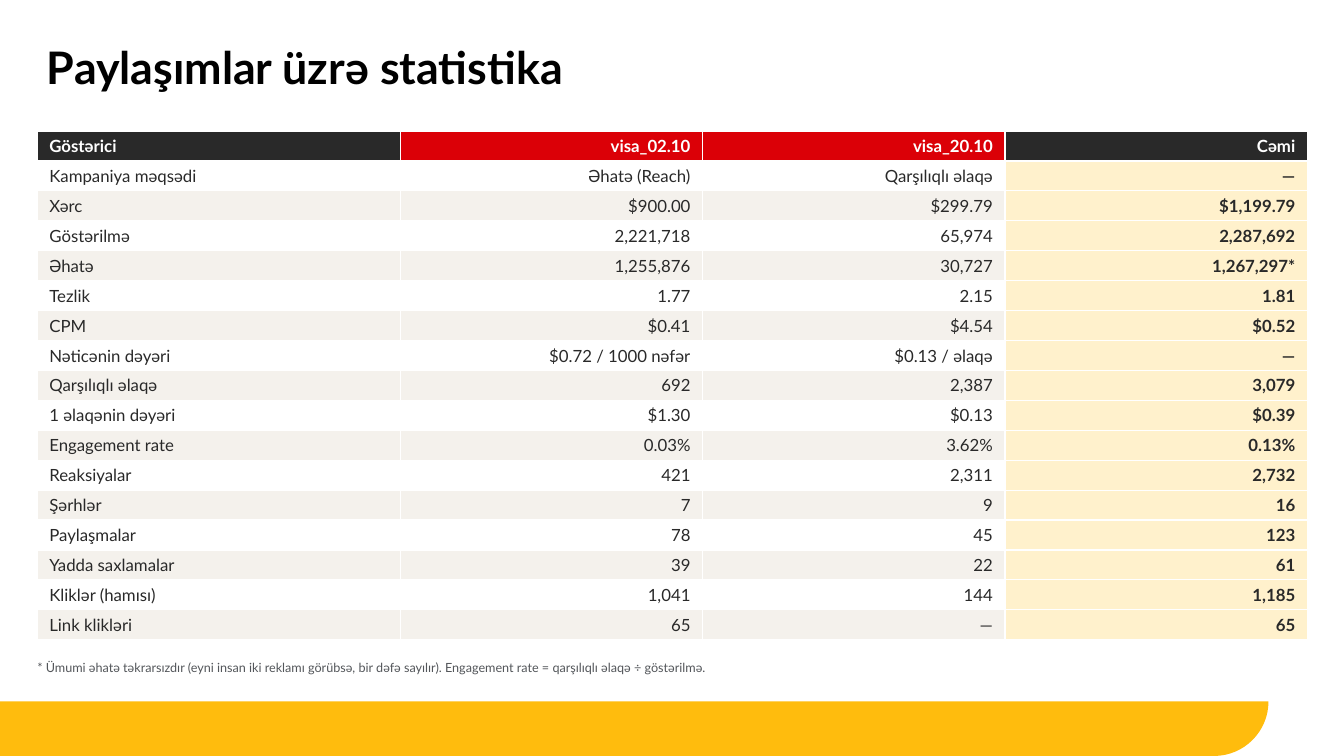
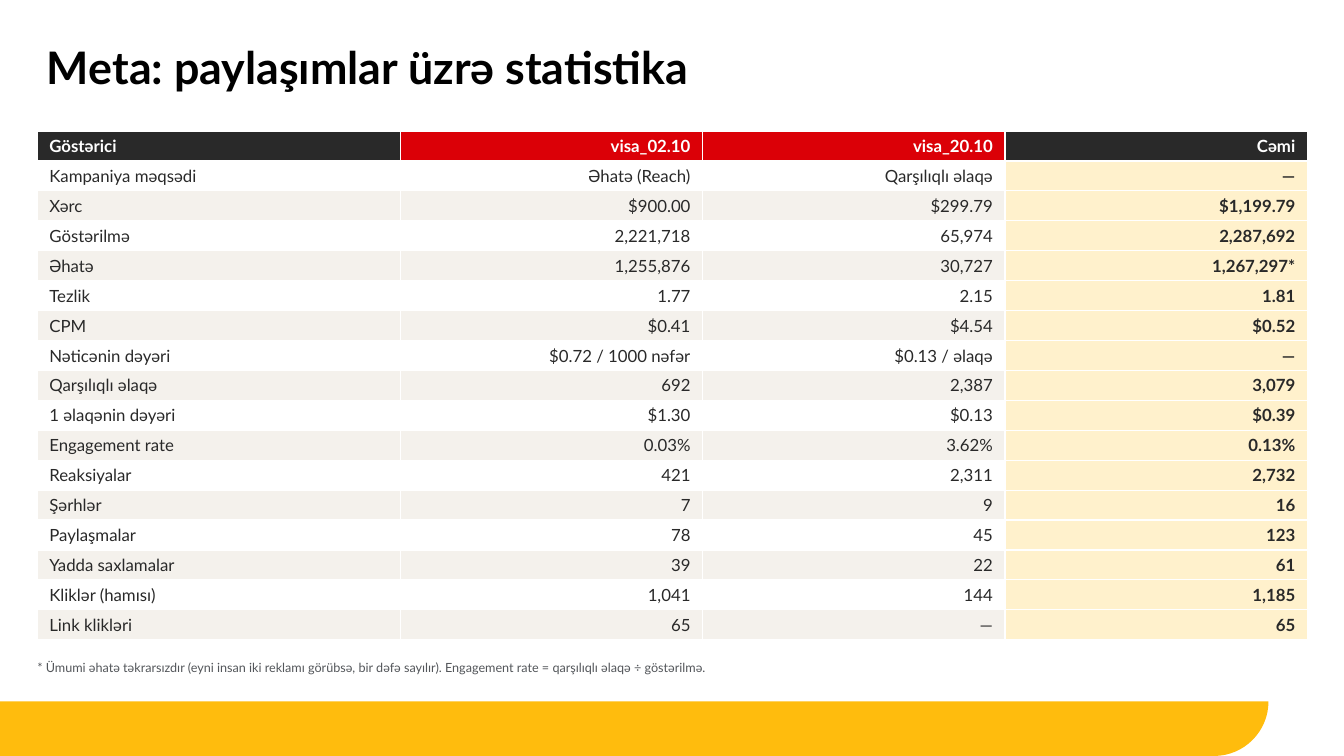
Before and after one commit to omgazerbaijan2022-ops/mcd-meta-report, a slide deck: slide 6 of visa/McDonalds_AZ_Visa_Report_Oct_2026.pptx (slide 4 before the commit). Drawn at 1344x756 pixels with LibreOffice and Linux fonts; fonts in the diff are those of the drawing; background and template pictures are left out. Boxes give left, top, right and bottom in pixels: in the first picture for what was removed or moved away, otherwise in the second. Text is boxed around its words. In the diff, an @@ line names an element or a change of style, - is before the commit and + after.

```diff
--- a/visa/McDonalds_AZ_Visa_Report_Oct_2026.pptx
+++ b/visa/McDonalds_AZ_Visa_Report_Oct_2026.pptx
@@ title at [47,50,689,92]: text changed @@
-Paylaşımlar üzrə statistika
+Meta: paylaşımlar üzrə statistika
```
Also in this commit, not shown: 6 other slides changed, 3 slides added, 4 other files.
